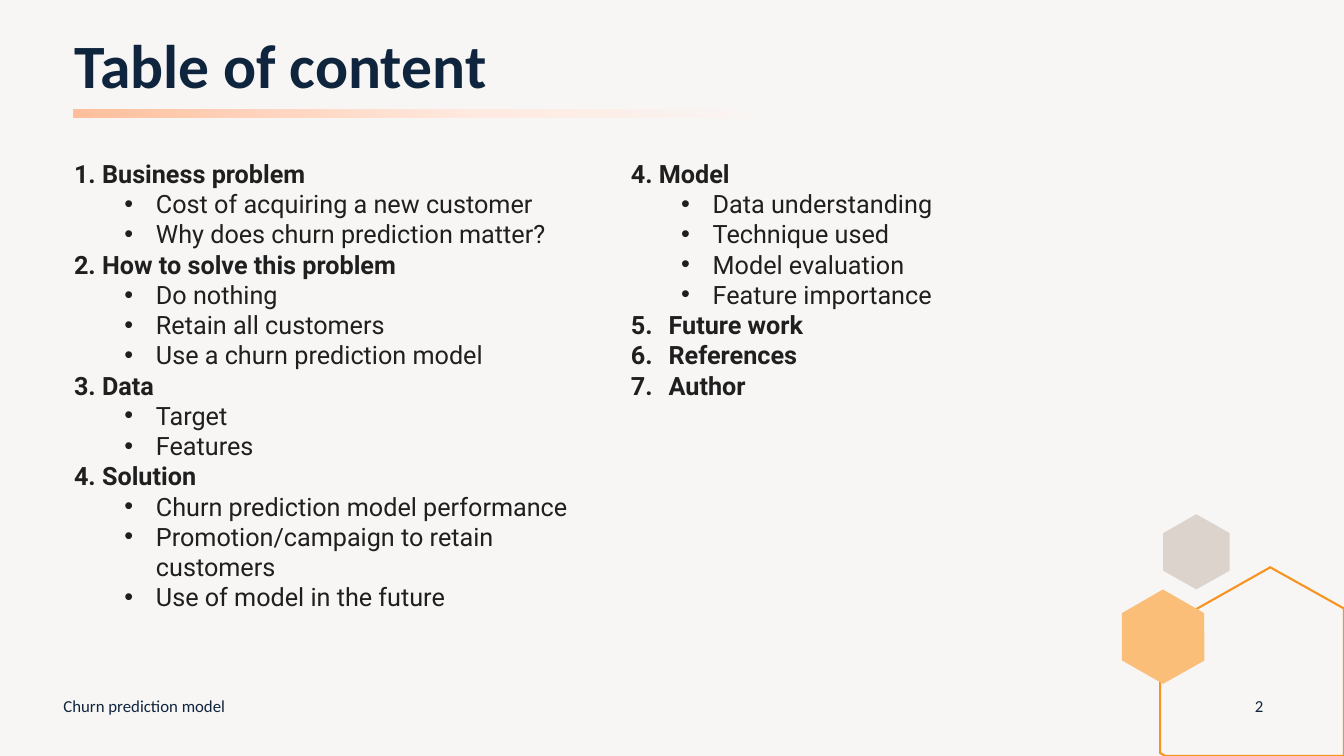
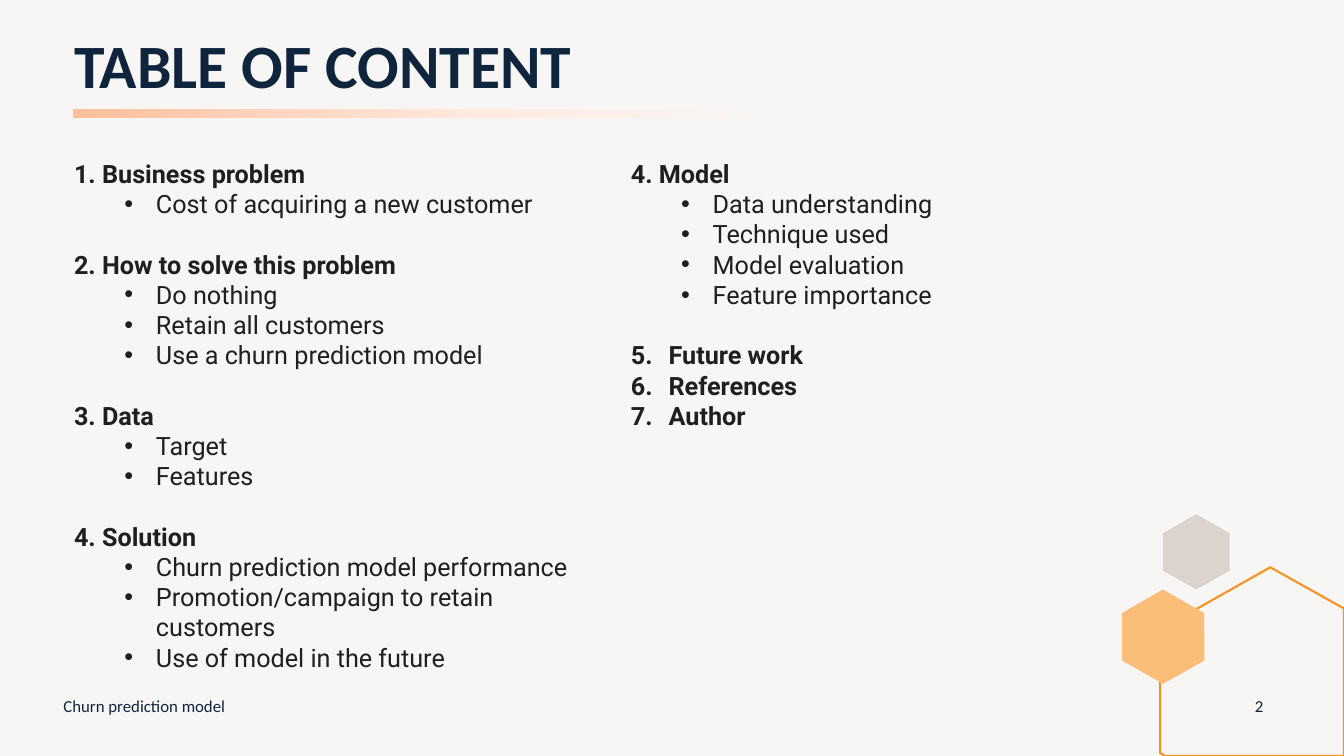
Before and after one commit to peerapat-t/telco_churn_prediction_model, a slide deck: slide 2 of Telco churn prediction model presentation.pptx. Drawn at 1344x756 pixels with LibreOffice and Linux fonts; fonts in the diff are those of the drawing. Boxes give left, top, right and bottom in pixels: in the first picture for what was removed or moved away, otherwise in the second. Text is boxed around its words. In the diff, an @@ line names an element or a change of style, - is before the commit and + after.

```diff
--- a/Telco churn prediction model presentation.pptx
+++ b/Telco churn prediction model presentation.pptx
@@ title at [74,47,571,89]: text changed @@
-Table of content
+TABLE OF CONTENT
@@ text "4. Model" rewrapped from [631,164,932,396] to [631,164,932,426] @@
@@ text at [156,224,545,249]: paragraph removed @@
-  • Why does churn prediction matter?
```
Also in this commit, not shown: 17 other slides changed, 1 other file.
